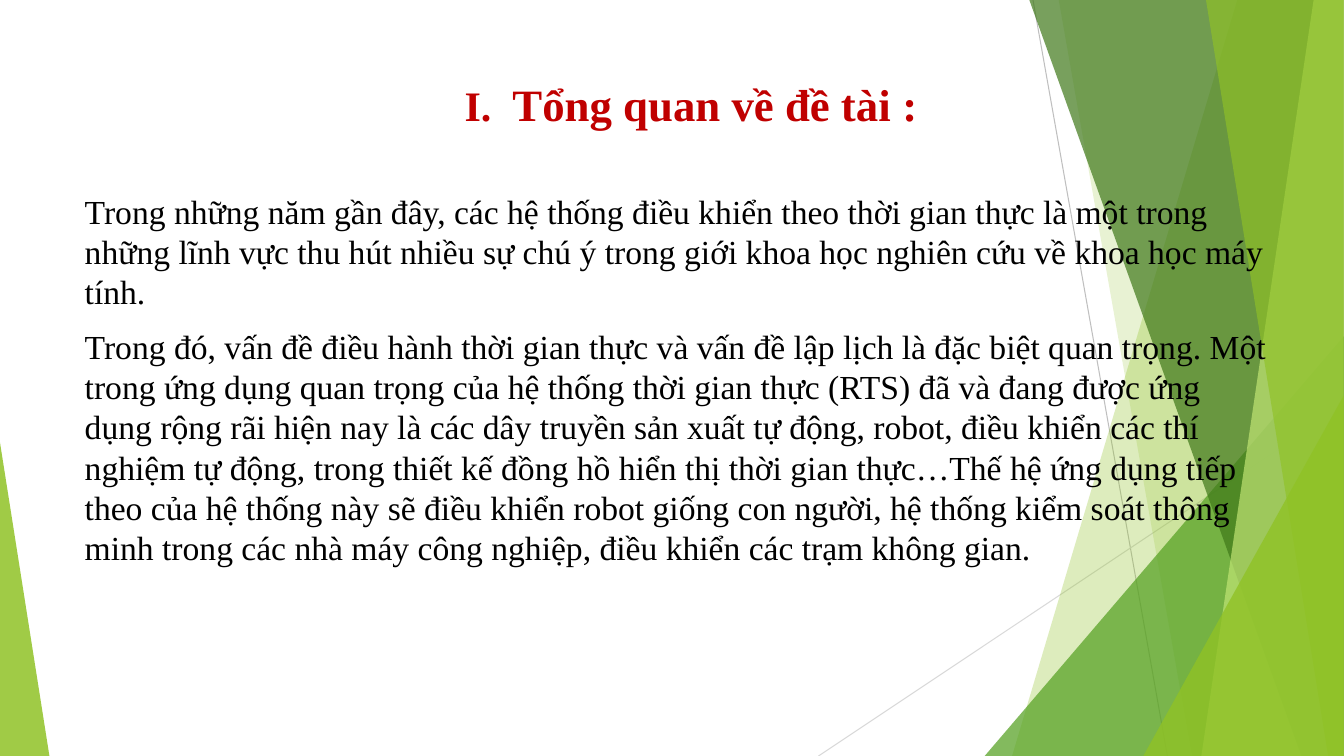
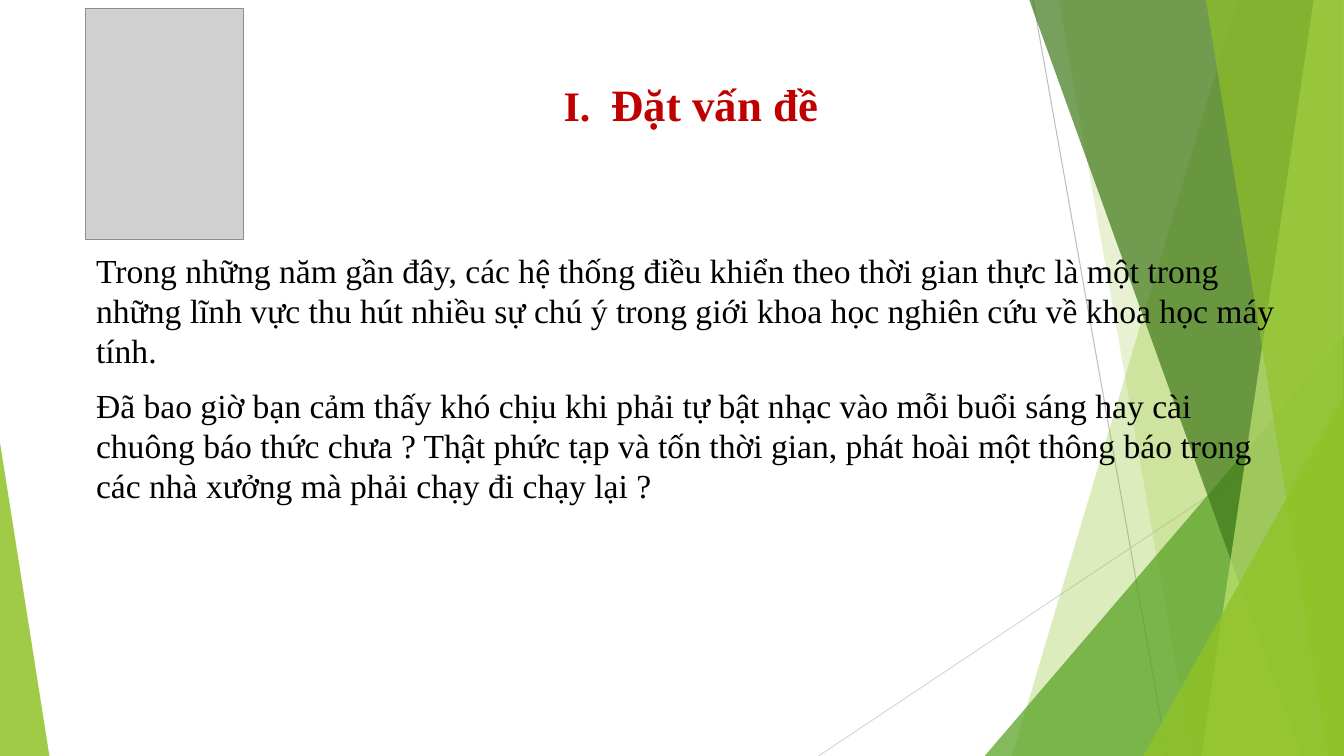
Before and after one commit to huynhlinh112/final, a slide deck: slide 3 of final.pptx. Drawn at 1344x756 pixels with LibreOffice and Linux fonts; fonts in the diff are those of the drawing; grey boxes stand for pictures. Boxes give left, top, right and bottom in pixels: in the first picture for what was removed or moved away, otherwise in the second. Text is boxed around its words. In the diff, an @@ line names an element or a change of style, - is before the commit and + after.

```diff
--- a/final.pptx
+++ b/final.pptx
@@ picture added at <box>86,9,244,240</box> @@
@@ title at <box>564,88,818,130</box>: text changed @@
-I. Tổng quan về đề tài :
+I. Đặt vấn đề
@@ text "Trong những năm gần đây, ...": place and size @@
-text "Trong những năm gần đây, ..." at <box>85,197,1266,567</box>
+text "Trong những năm gần đây, ..." at <box>96,256,1274,505</box>
@@ text at <box>96,391,1252,505</box>: text changed @@
-Trong đó, vấn đề điều hành thời gian thực và vấn đề lập lịch là đặc biệt quan trọng. Một trong ứng dụng quan trọng của hệ thống thời gian thực (RTS) đã và đang được ứng dụng rộng rãi hiện nay là các dây truyền sản xuất tự động, robot, điều khiển các thí nghiệm tự động, trong thiết kế đồng hồ hiển thị thời gian thực…Thế hệ ứng dụng tiếp theo của hệ thống này sẽ điều khiển robot giống con người, hệ thống kiểm soát thông minh trong các nhà máy công nghiệp, điều khiển các trạm không gian.
+Đã bao giờ bạn cảm thấy khó chịu khi phải tự bật nhạc vào mỗi buổi sáng hay cài chuông báo thức chưa ? Thật phức tạp và tốn thời gian, phát hoài một thông báo trong các nhà xưởng mà phải chạy đi chạy lại ?
```
Also in this commit, not shown: 10 other slides changed, 1 slide added.
